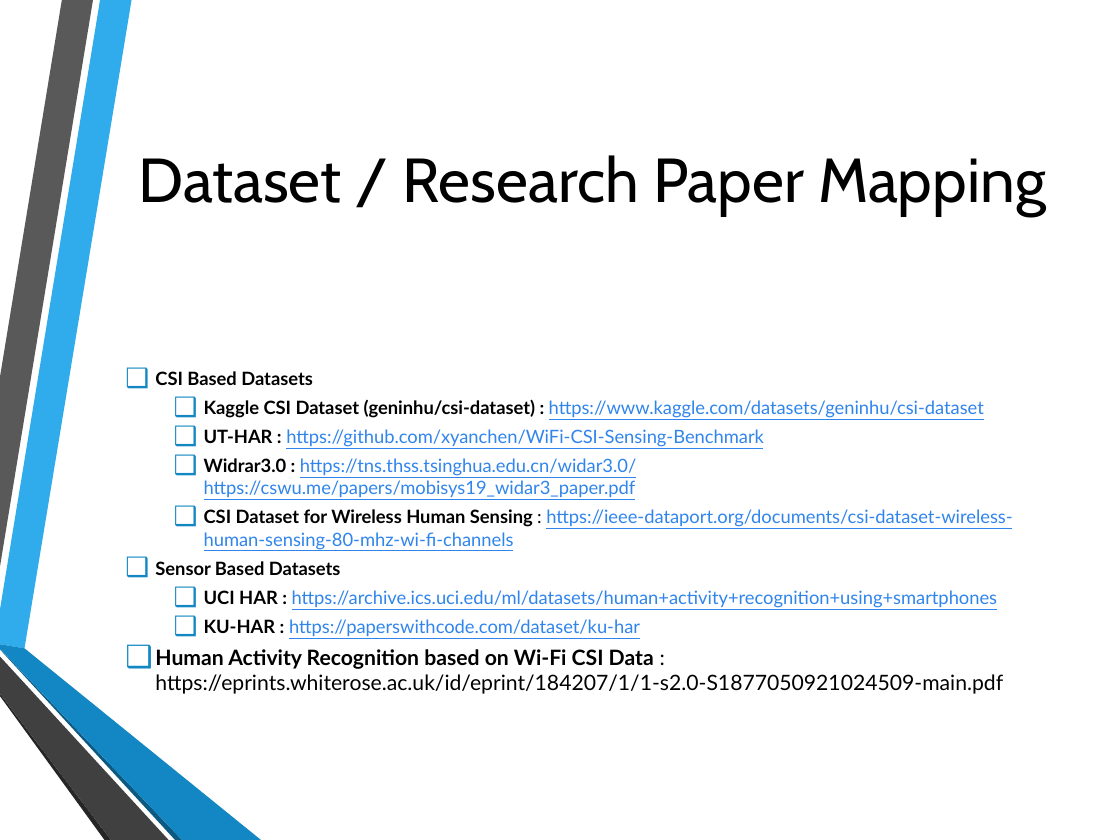
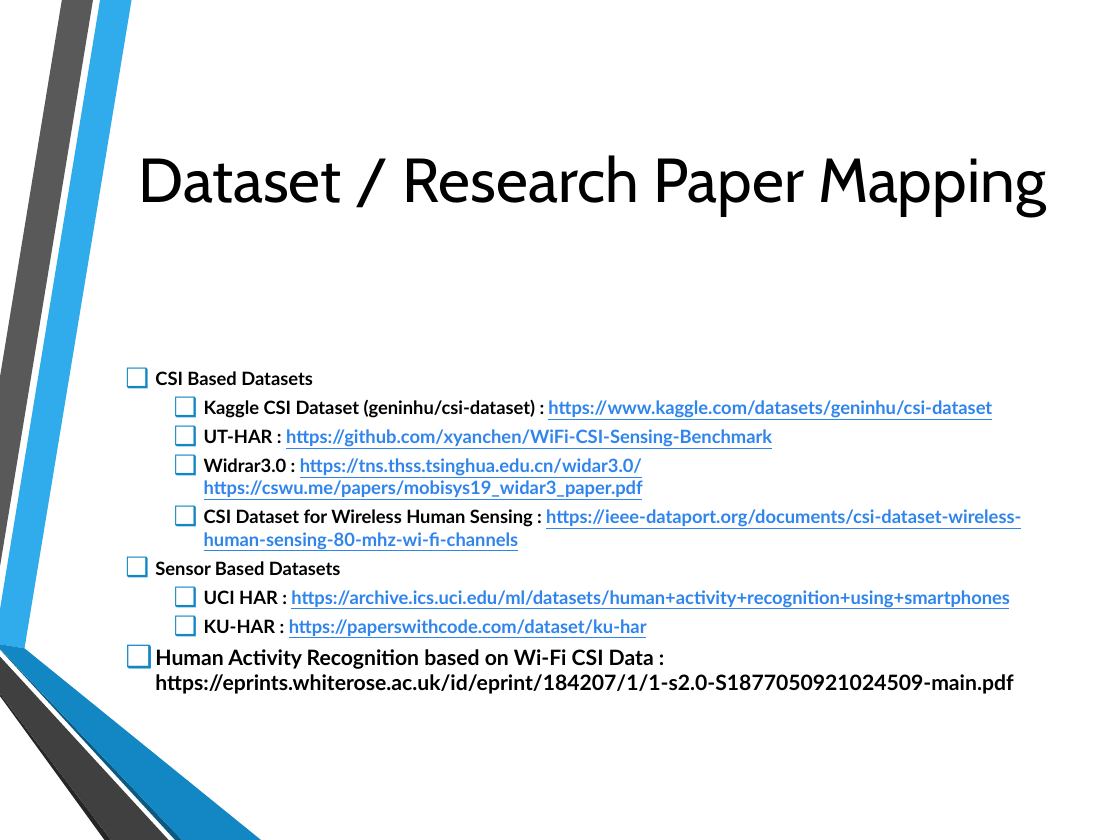
Before and after one commit to mohena-com/wifi_project-phase-2, a slide deck: slide 10 of docs/MTECH AAI COHORT-1_wifi_har_Dissertation_Project– Phase_1_V1.2.ppt. Drawn at 1120x840 pixels with LibreOffice and Linux fonts; fonts in the diff are those of the drawing; background and template pictures are left out. Boxes give left, top, right and bottom in pixels: in the first picture for what was removed or moved away, otherwise in the second. Text is boxed around its words. In the diff, an @@ line names an element or a change of style, - is before the commit and + after.

```diff
--- a/docs/MTECH AAI COHORT-1_wifi_har_Dissertation_Project– Phase_1_V1.2.ppt
+++ b/docs/MTECH AAI COHORT-1_wifi_har_Dissertation_Project– Phase_1_V1.2.ppt
@@ text at (155,399,1021,694): bold on in "https://www.kaggle.com/datasets/geninhu/csi-dataset", "https://github.com/xyanchen/WiFi-CSI-Sensing-Benchmark", "https://tns.thss.tsinghua.edu.cn/widar3.0/ https://cswu.me/p ...", ": https://ieee-dataport.org/documents/csi-dataset-wireless-h ..." and 3 more places @@
```
Also in this commit, not shown: 4 other slides changed, 1 slide added, 6 other files.
